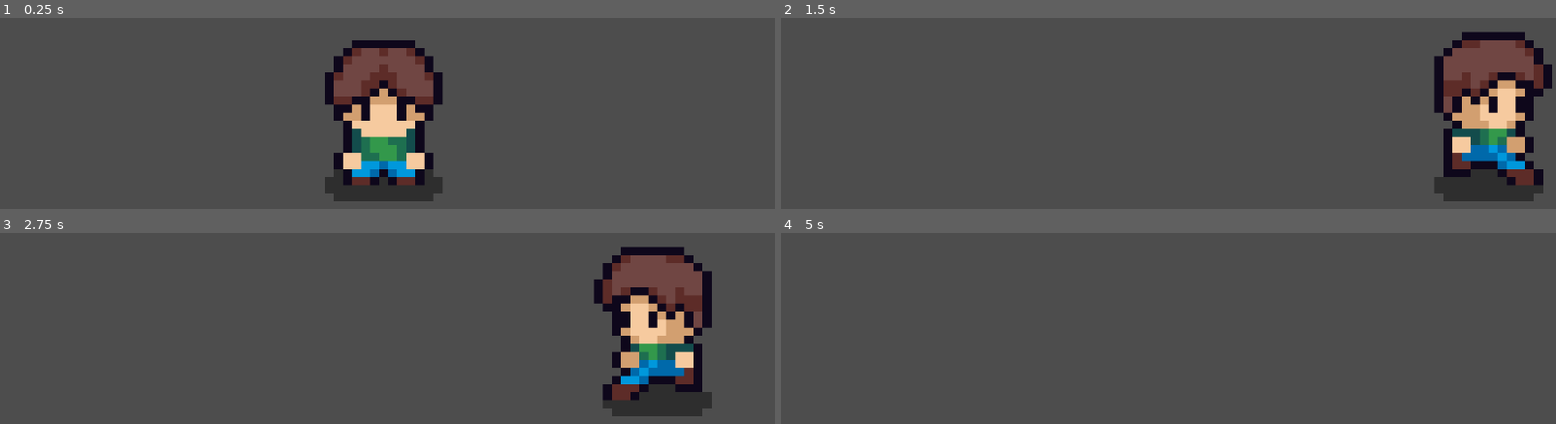
Above: before the commit, frames 1-4 (two rows, left to right).
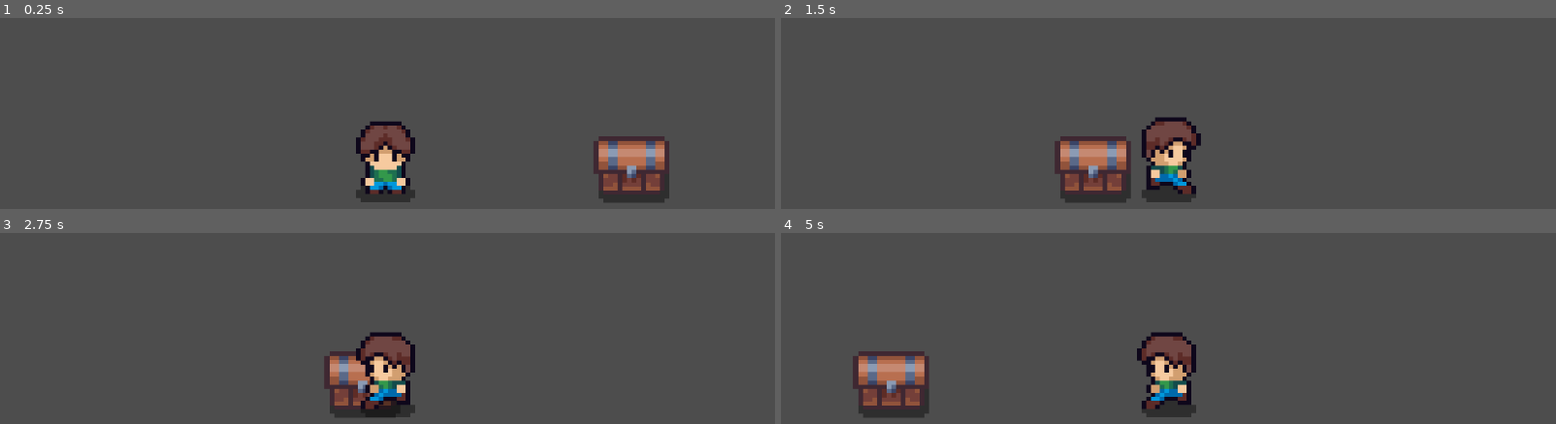
Above: after the commit, the same moments.

Repository: Galz648/godot-equilibrium
Game: Godot game, scene res://scenes/game.tscn
Same seed, same stepped clock (60 frames per second), same inputs: the game is played once before the commit and once after it. The project has no main scene, so this scene is started directly.
Inputs:
- Up to frame 1 (0.25 s): no input
- Up to frame 2 (1.5 s): tap Enter (ui_accept) at 0.5, 0.77 s; hold Right (ui_right) from 0.53 s (still down)
- Up to frame 3 (2.75 s): tap Enter (ui_accept) at 1.52 s; release Right (ui_right) at 2.03 s; hold Left (ui_left) from 2.03 s (still down)
- Up to frame 4 (5 s): release Left (ui_left) at 2.78 s; hold Right (ui_right) 2.78-4.28 s; tap Enter (ui_accept) at 3.02, 3.77, 4.52 s; hold Left (ui_left) from 4.28 s (still down)

The runs differ from the first frame. In frame 1, 14% of the frame differs, in the area x 41-87%, y 11-97%; in frame 2, 17%, in the area x 35-100%, y 7-97%; in frame 3, 15%; in frame 4, 5.9%.

Commit message:
added chest that detects user near it

Diff:
--- /dev/null
+++ b/equilibrium/chest.gd
@@ -0,0 +1,15 @@
+extends Area2D
+
+
+# Called when the node enters the scene tree for the first time.
+func _ready() -> void:
+	pass # Replace with function body.
+
+
+# Called every frame. 'delta' is the elapsed time since the previous frame.
+func _process(delta: float) -> void:
+	pass
+
+
+func _on_body_entered(body: Node2D) -> void:
+	print("body entered")
--- /dev/null
+++ b/equilibrium/scenes/chest.tscn
@@ -0,0 +1,36 @@
+[gd_scene load_steps=6 format=3 uid="uid://bmjhwte3ub05b"]
+
+[ext_resource type="Texture2D" uid="uid://diy4qd3snvv6g" path="res://assets/Outdoor decoration/Chest.png" id="1_oii8l"]
+[ext_resource type="Script" uid="uid://bywkairhfec4" path="res://chest.gd" id="1_sy5e1"]
+
+[sub_resource type="RectangleShape2D" id="RectangleShape2D_sy5e1"]
+size = Vector2(110, 82)
+
+[sub_resource type="AtlasTexture" id="AtlasTexture_iywne"]
+atlas = ExtResource("1_oii8l")
+region = Rect2(0, 0, 16, 16)
+
+[sub_resource type="SpriteFrames" id="SpriteFrames_p57ef"]
+animations = [{
+"frames": [{
+"duration": 1.0,
+"texture": SubResource("AtlasTexture_iywne")
+}],
+"loop": true,
+"name": &"default",
+"speed": 5.0
+}]
+
+[node name="chest" type="Area2D"]
+script = ExtResource("1_sy5e1")
+
+[node name="CollisionShape2D" type="CollisionShape2D" parent="."]
+position = Vector2(364, -54)
+shape = SubResource("RectangleShape2D_sy5e1")
+
+[node name="AnimatedSprite2D" type="AnimatedSprite2D" parent="."]
+position = Vector2(363, -49)
+scale = Vector2(7.0625, 6.1875)
+sprite_frames = SubResource("SpriteFrames_p57ef")
+
+[connection signal="body_entered" from="." to="." method="_on_body_entered"]
--- a/equilibrium/scenes/game.tscn
+++ b/equilibrium/scenes/game.tscn
@@ -1,9 +1,48 @@
-[gd_scene load_steps=2 format=3 uid="uid://crq48ebe83k1k"]
+[gd_scene load_steps=6 format=3 uid="uid://crq48ebe83k1k"]
 
 [ext_resource type="PackedScene" uid="uid://dbd5c4d8c8ccs" path="res://scenes/player.tscn" id="1_uwrxv"]
+[ext_resource type="Texture2D" uid="uid://skuot5ao3m2" path="res://assets/Tiles/FarmLand_Tile.png" id="2_yqjtg"]
+[ext_resource type="PackedScene" uid="uid://bmjhwte3ub05b" path="res://scenes/chest.tscn" id="3_lnu2h"]
+
+[sub_resource type="TileSetAtlasSource" id="TileSetAtlasSource_lnu2h"]
+texture = ExtResource("2_yqjtg")
+0:0/0 = 0
+1:0/0 = 0
+2:0/0 = 0
+0:1/0 = 0
+1:1/0 = 0
+2:1/0 = 0
+0:2/0 = 0
+1:2/0 = 0
+2:2/0 = 0
+
+[sub_resource type="TileSet" id="TileSet_uwrxv"]
+physics_layer_0/collision_layer = 1
+sources/1 = SubResource("TileSetAtlasSource_lnu2h")
 
 [node name="Game" type="Node2D"]
+position = Vector2(0, 1)
 
 [node name="Player" parent="." instance=ExtResource("1_uwrxv")]
+z_index = 2
+scale = Vector2(0.5, 0.5)
 
-[node name="Camera2D" type="Camera2D" parent="Player"]
+[node name="TileMapLayer" type="TileMapLayer" parent="."]
+scale = Vector2(2, 2)
+tile_set = SubResource("TileSet_uwrxv")
+
+[node name="chest" parent="." instance=ExtResource("3_lnu2h")]
+
+[node name="CanvasLayer" type="CanvasLayer" parent="."]
+
+[node name="Control" type="Control" parent="CanvasLayer"]
+layout_mode = 3
+anchors_preset = 15
+anchor_right = 1.0
+anchor_bottom = 1.0
+offset_left = -576.0
+offset_top = -327.0
+offset_right = -576.0
+offset_bottom = -327.0
+grow_horizontal = 2
+grow_vertical = 2
--- a/equilibrium/scenes/player.tscn
+++ b/equilibrium/scenes/player.tscn
@@ -300,8 +300,10 @@
 position = Vector2(1, -110)
 scale = Vector2(13.4375, 12)
 sprite_frames = SubResource("SpriteFrames_y4r1p")
-animation = &"move_up"
+animation = &"idle_down"
 
 [node name="CollisionShape2D" type="CollisionShape2D" parent="CharacterBody2D"]
 position = Vector2(-6, -104)
 shape = SubResource("CircleShape2D_d2wvv")
+
+[node name="Camera2D" type="Camera2D" parent="CharacterBody2D"]
--- /dev/null
+++ b/equilibrium/scenes/ui.tscn
@@ -0,0 +1,11 @@
+[gd_scene format=3 uid="uid://10cxpj0ps6uh"]
+
+[node name="Control" type="Control"]
+layout_mode = 3
+anchors_preset = 15
+anchor_right = 1.0
+anchor_bottom = 1.0
+grow_horizontal = 2
+grow_vertical = 2
+
+[node name="CanvasLayer" type="CanvasLayer" parent="."]
--- a/equilibrium/scripts/player.gd
+++ b/equilibrium/scripts/player.gd
@@ -7,7 +7,6 @@
 
 var last_direction = Vector2(0,0)
 func _process(delta: float) -> void:
-
 
 	var not_moving = (velocity.x == 0) and (velocity.y  == 0)
 	if not_moving:
Not shown, added: equilibrium/chest.gd.uid
